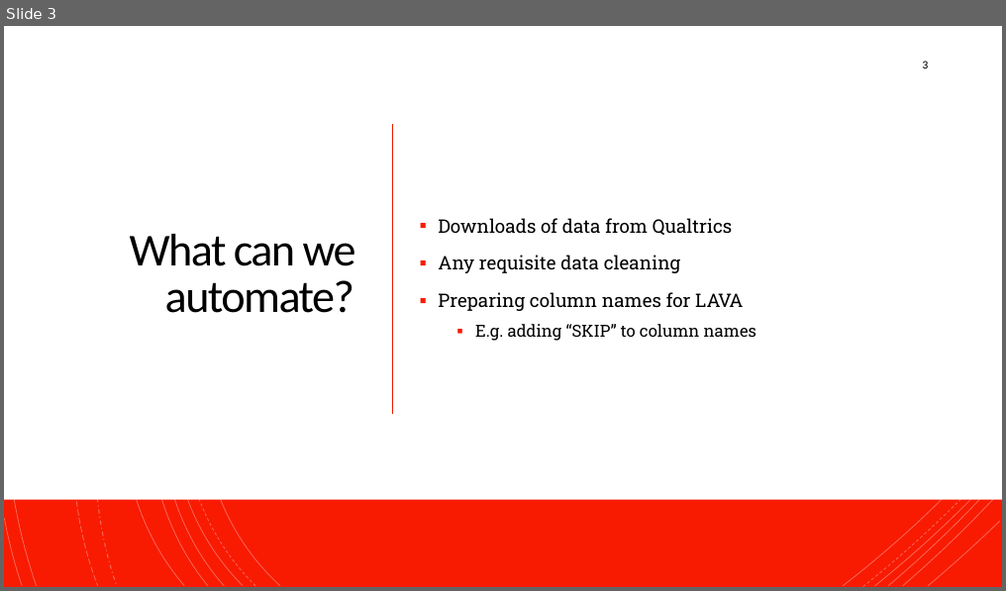
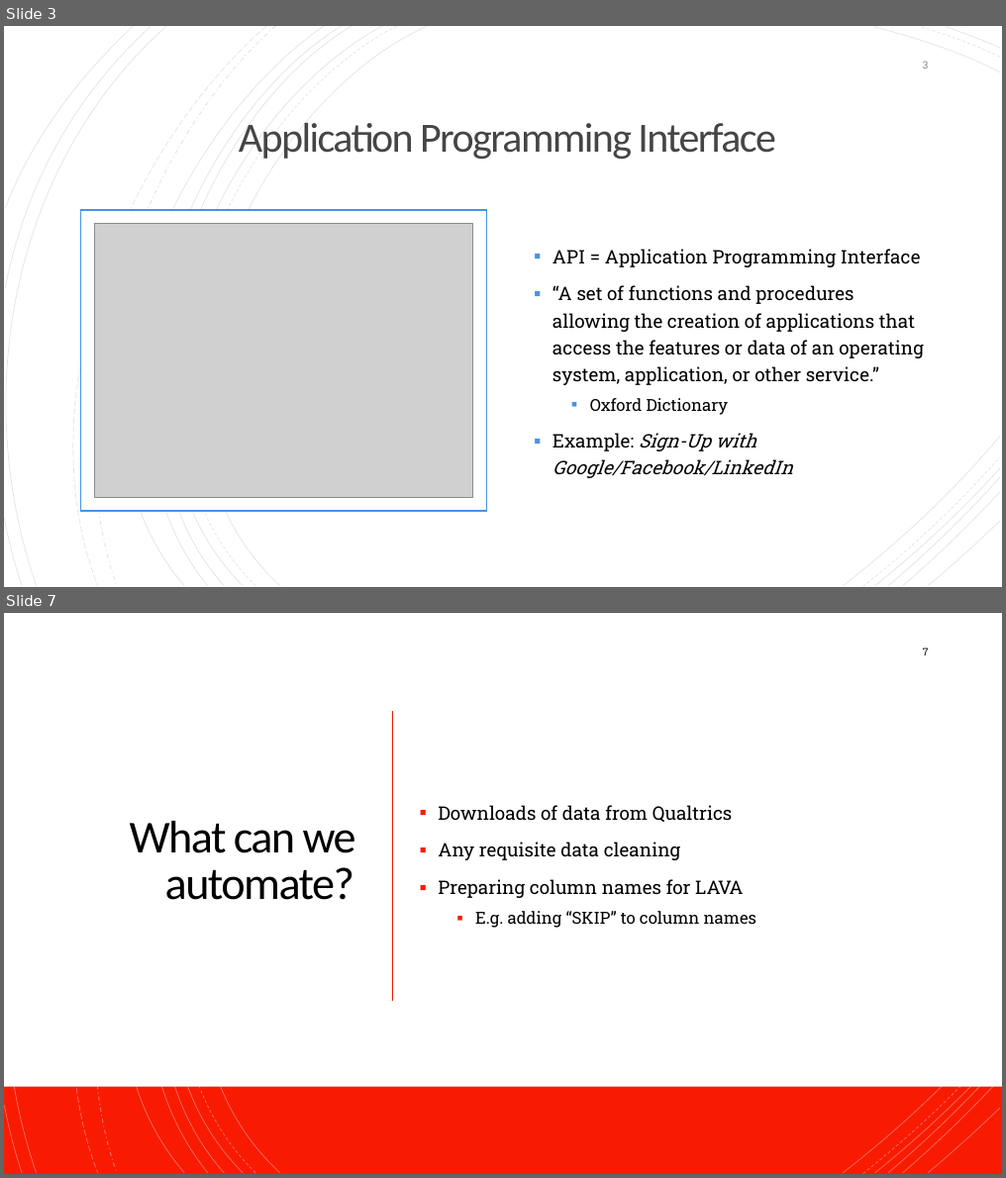
Before and after one commit to NeuroShepherd/R_Coding_Presentations, a slide deck: Automating LAVA Uploads with R/Automating Qualtrics Uploads to LAVA with R.pptx. Shown one above the other, each under a label of ours: slide 3 before the commit, slides 3 and 7 after it; the slides between them are not shown. The pictures are 1006x591 and 1006x1178 pixels, drawn with LibreOffice and Linux fonts; fonts in the diff are those of the drawing; grey boxes stand for pictures. Boxes give left, top, right and bottom in pixels: in the first picture for what was removed or moved away, otherwise in the second. Text is boxed around its words. In the diff, an @@ line names an element or a change of style, - is before the commit and + after.

```diff
--- a/Automating LAVA Uploads with R/Automating Qualtrics Uploads to LAVA with R.pptx
+++ b/Automating LAVA Uploads with R/Automating Qualtrics Uploads to LAVA with R.pptx
@@ slide 3 added at bbox=[4, 26, 1002, 587], background #FFFFFF; not listed: 18 template elements that a slide beside it also shows @@
@@ rectangle added at bbox=[4, 26, 1002, 587], fill #FFFFFF @@
@@ group added at bbox=[4, 26, 1000, 587]: 21 freeform shapes @@
@@ page number added at bbox=[923, 61, 929, 69], 10 pt, text #8C8C8C @@
+3
@@ title added at bbox=[239, 122, 775, 159], 40 pt, text #454545 @@
+Application Programming Interface
@@ rectangle added at bbox=[80, 210, 486, 511], fill #FFFFFF, outline #4593EB 1.5 pt @@
@@ picture added at bbox=[94, 224, 473, 497] @@
@@ text added at bbox=[552, 249, 923, 478], 18 pt, text #000000 @@
+▪ API = Application Programming Interface
+▪ “A set of functions and procedures allowing the creation of applications that access the features or data of an operating system, application, or other service.”
+  ▪ Oxford Dictionary
+▪ Example: Sign-Up with Google/Facebook/LinkedIn
@@ what was slide 3 is now slide 7 @@
@@ page number at bbox=[923, 648, 929, 656]: text changed @@
-3
+7
```
Also in this commit, not shown: 3 slides changed, 3 other slides added, 9 other files.
